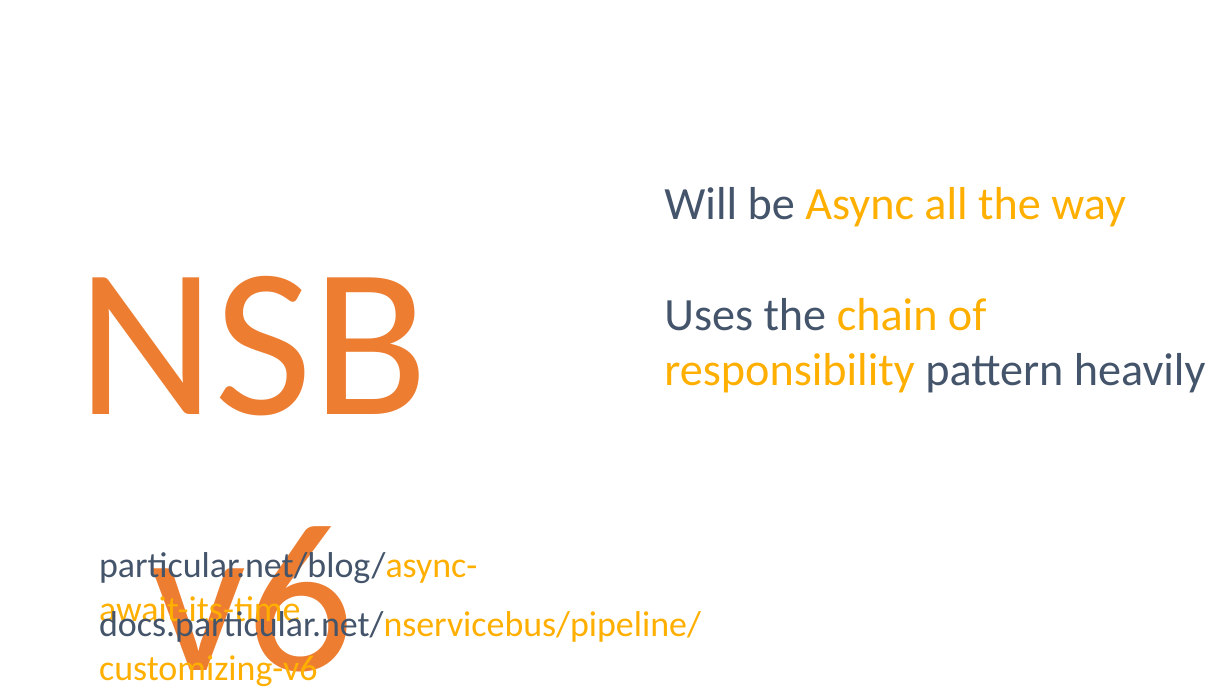
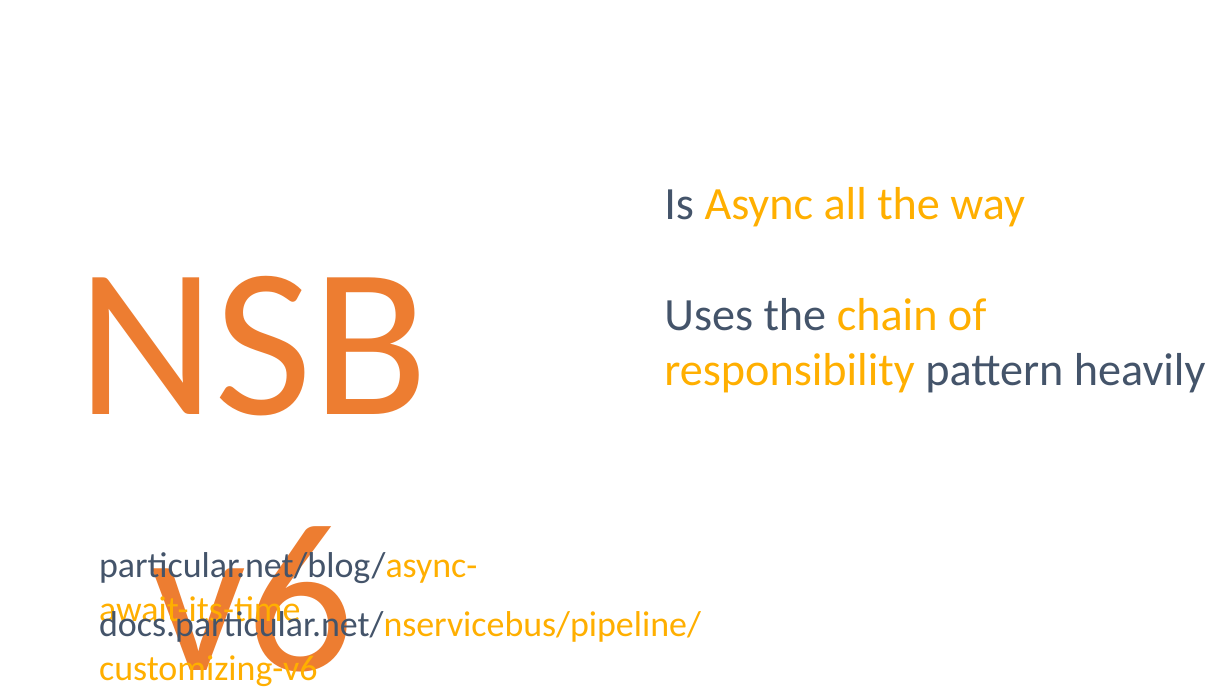
Before and after one commit to danielmarbach/async-dolls, a slide deck: slide 36 of presentation.pptx (slide 30 before the commit). Drawn at 1232x693 pixels with LibreOffice and Linux fonts; fonts in the diff are those of the drawing. Boxes give left, top, right and bottom in pixels: in the first picture for what was removed or moved away, otherwise in the second. Text is boxed around its words. In the diff, an @@ line names an element or a change of style, - is before the commit and + after.

```diff
--- a/presentation.pptx
+++ b/presentation.pptx
@@ text at bbox=[664, 187, 1025, 227]: text changed @@
-Will be Async all the way
+Is Async all the way
```
Also in this commit, not shown: 6 slides added, 1 other file.
